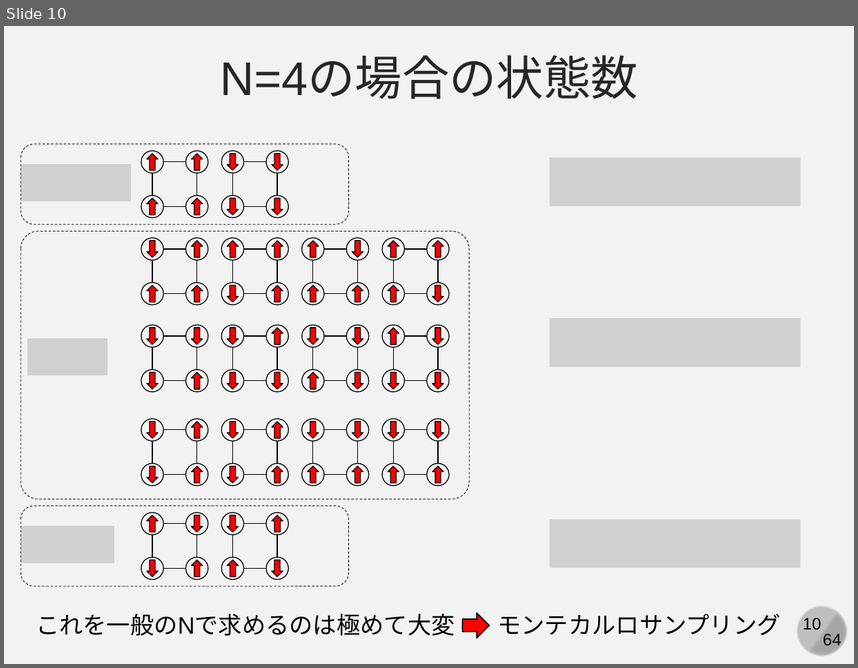
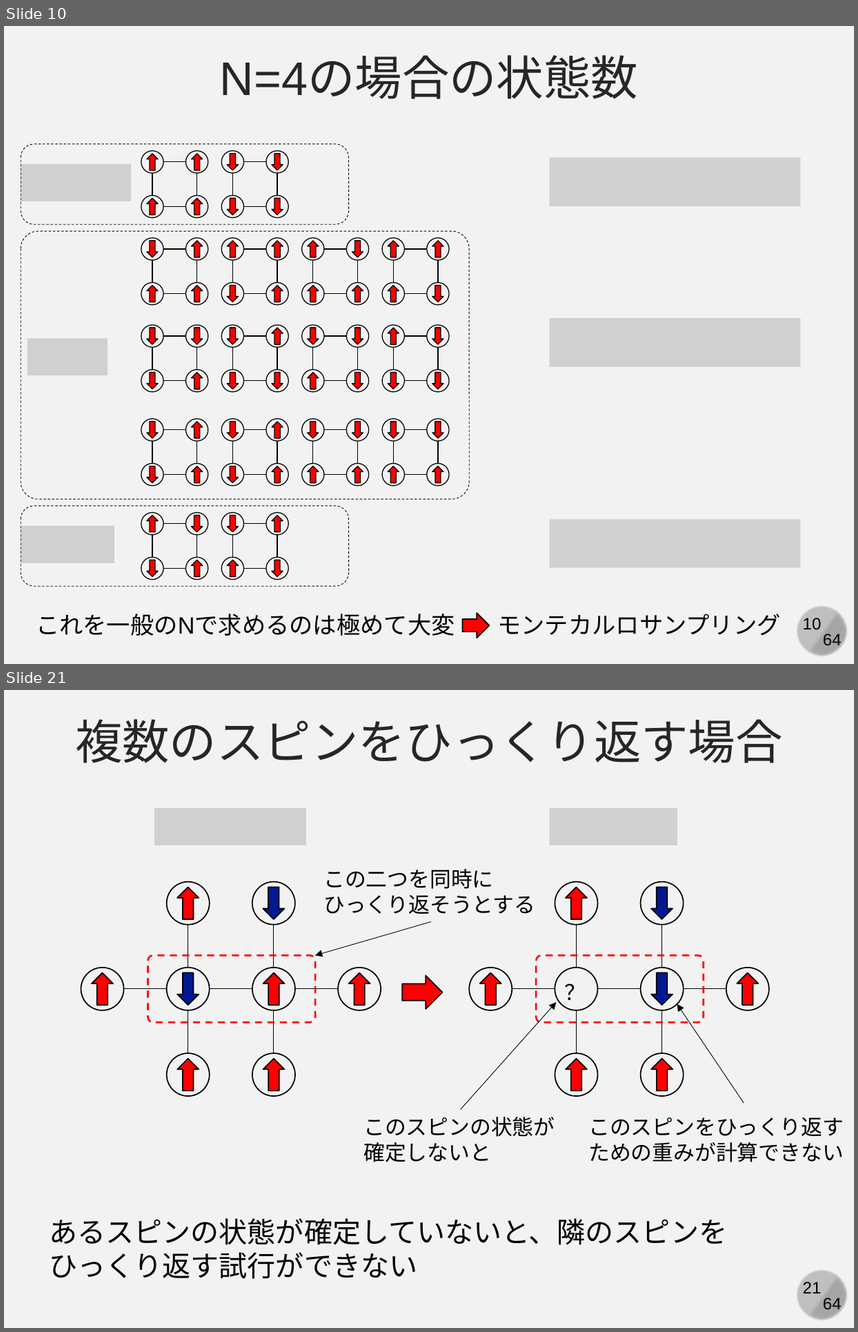
Before and after one commit to kaityo256/simulation_engineering, a slide deck: 04_mc_advanced/simulation04.pptx. Shown one above the other, each under a label of ours: slide 10 before the commit, slides 10 and 21 after it; the slides between them are not shown. The pictures are 858x668 and 858x1332 pixels, drawn with LibreOffice and Linux fonts; fonts in the diff are those of the drawing; grey boxes stand for pictures. Boxes give left, top, right and bottom in pixels: in the first picture for what was removed or moved away, otherwise in the second. Text is boxed around its words. In the diff, an @@ line names an element or a change of style, - is before the commit and + after.

```diff
--- a/04_mc_advanced/simulation04.pptx
+++ b/04_mc_advanced/simulation04.pptx
@@ slide 21 added at bbox=[4, 690, 854, 1328], background #F2F2F2; not listed: 4 template elements that a slide beside it also shows @@
@@ text added at bbox=[75, 719, 783, 763], 40 pt, text #262626 @@
+複数のスピンをひっくり返す場合
@@ picture added at bbox=[154, 808, 306, 845] @@
@@ picture added at bbox=[550, 808, 677, 845] @@
@@ text added at bbox=[323, 869, 535, 914], 18 pt, text #000000 @@
+この二つを同時に
+ひっくり返そうとする
@@ arrow added from (430, 921) to (315, 955), #000000 0.5 pt @@
@@ rounded rectangle added at bbox=[148, 955, 315, 1023], outline #FF0000 1.5 pt dashed @@
@@ rounded rectangle added at bbox=[536, 955, 704, 1023], outline #FF0000 1.5 pt dashed @@
@@ right arrow added at bbox=[403, 976, 443, 1009], fill #FF0000, outline #000000 1 pt @@
@@ text added at bbox=[557, 975, 595, 1009], 18 pt, text #000000 @@
+？
@@ group added at bbox=[81, 881, 381, 1096]: 8 ellipses, 8 down arrows, 7 lines @@
@@ arrow added from (461, 1109) to (557, 1002), #000000 0.5 pt @@
@@ group added at bbox=[469, 881, 769, 1096]: 8 ellipses, 7 down arrows, 7 lines @@
@@ arrow added from (744, 1103) to (677, 1004), #000000 0.5 pt @@
@@ text added at bbox=[363, 1116, 555, 1162], 18 pt, text #000000 @@
+このスピンの状態が
+確定しないと
@@ text added at bbox=[588, 1117, 844, 1162], 18 pt, text #000000 @@
+このスピンをひっくり返す
+ための重みが計算できない
@@ text added at bbox=[49, 1218, 727, 1279], 24 pt, text #000000 @@
+あるスピンの状態が確定していないと、隣のスピンを
+ひっくり返す試行ができない
```
Also in this commit, not shown: 1 slide changed, 14 other slides added.
